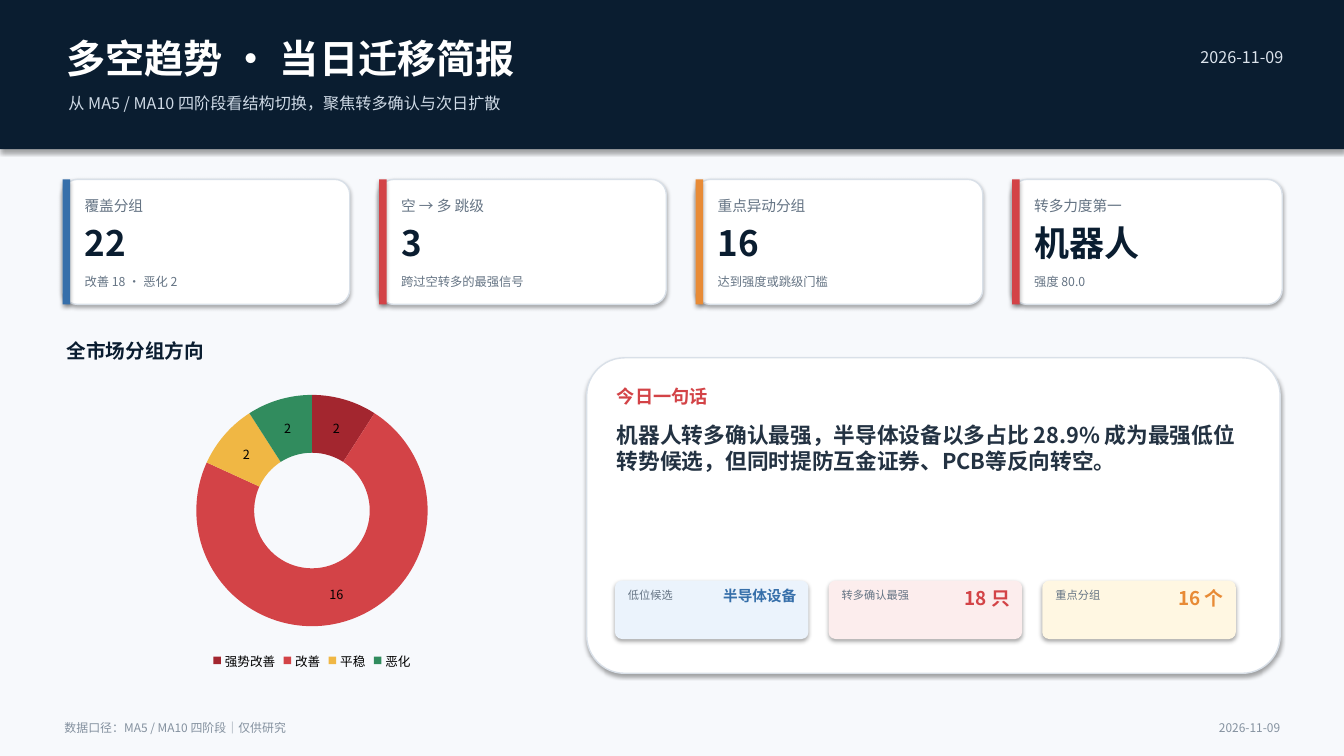
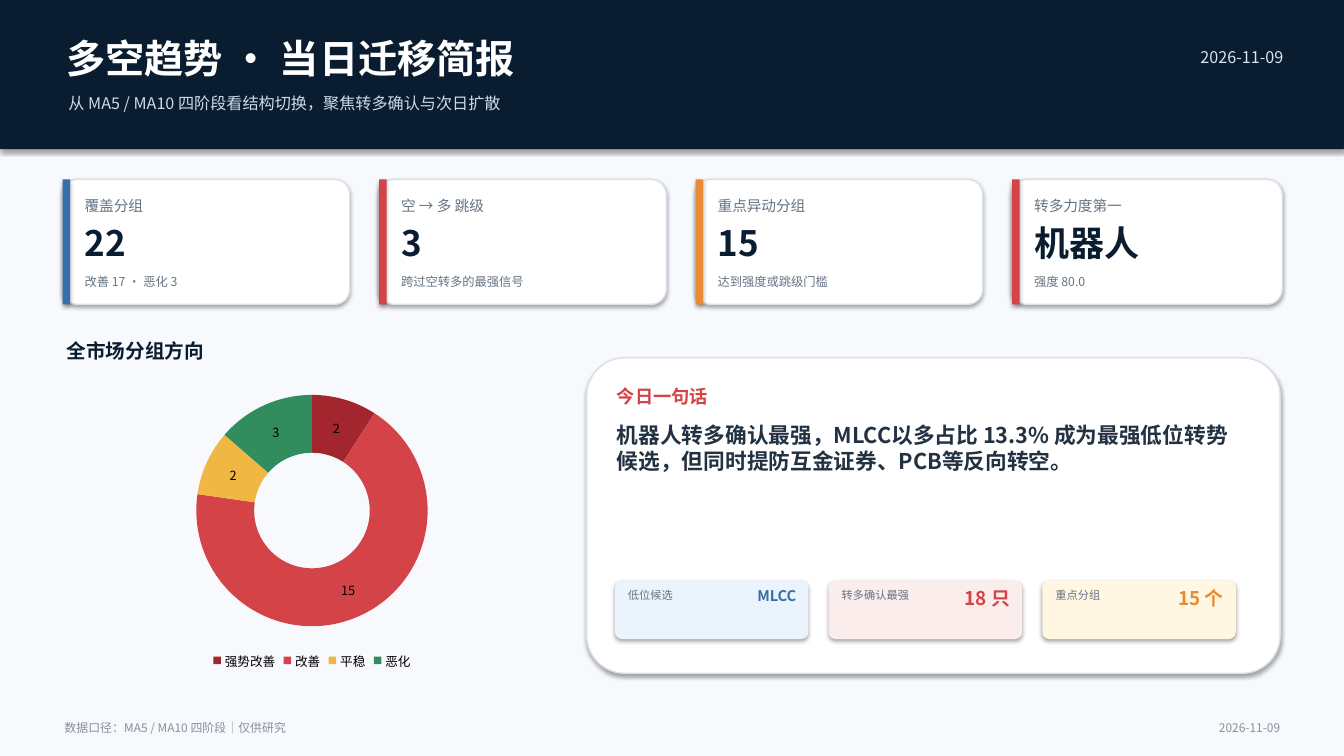
Before and after one commit to nancybhc/a-share-blast-lab, a slide deck: slide 1 of assets/多空阶段简报_2026-11-09.pptx. Drawn at 1344x756 pixels with LibreOffice and Linux fonts; fonts in the diff are those of the drawing. Boxes give left, top, right and bottom in pixels: in the first picture for what was removed or moved away, otherwise in the second. Text is boxed around its words. In the diff, an @@ line names an element or a change of style, - is before the commit and + after.

```diff
--- a/assets/多空阶段简报_2026-11-09.pptx
+++ b/assets/多空阶段简报_2026-11-09.pptx
@@ text at [718, 230, 759, 257]: text changed @@
-16
+15
@@ text at [85, 276, 178, 287]: text changed @@
-改善 18 · 恶化 2
+改善 17 · 恶化 3
@@ doughnut chart at [73, 381, 552, 674] @@
@@ Series 1, 改善: 16 to 15 @@
@@ Series 1, 恶化: 2 to 3 @@
@@ text at [617, 424, 1228, 472]: text changed @@
-机器人转多确认最强，半导体设备以多占比 28.9% 成为最强低位转势候选，但同时提防互金证券、PCB等反向转空。
+机器人转多确认最强，MLCC以多占比 13.3% 成为最强低位转势候选，但同时提防互金证券、PCB等反向转空。
@@ text at [757, 590, 796, 601]: text changed @@
-半导体设备
+MLCC
@@ text at [1178, 589, 1224, 607]: text changed @@
-16 个
+15 个
```
Also in this commit, not shown: 3 other slides changed, 13 other files.
